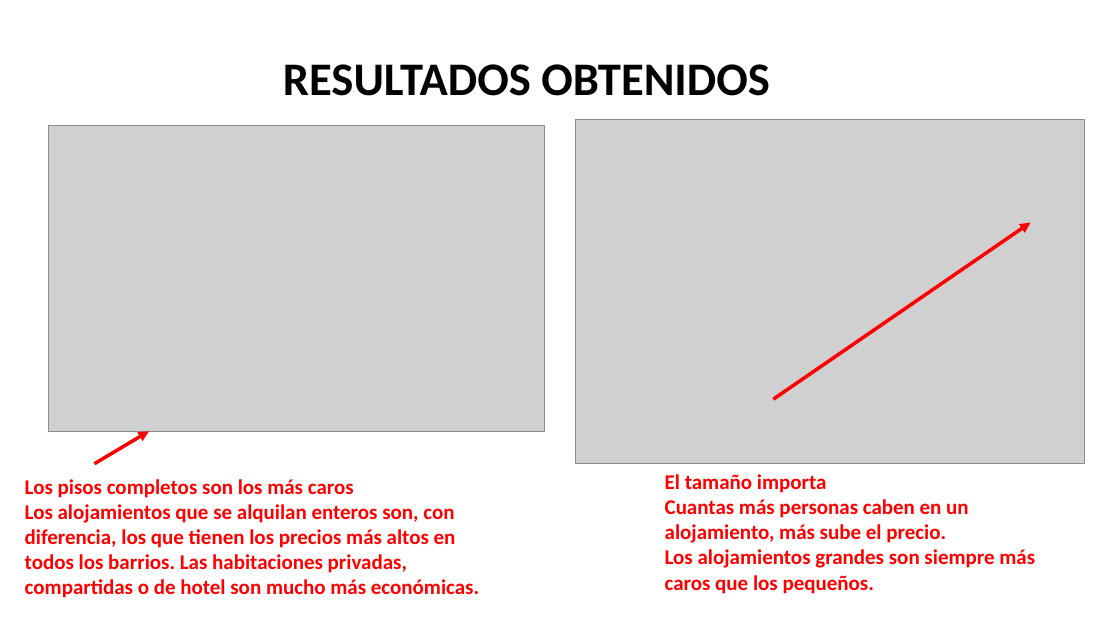
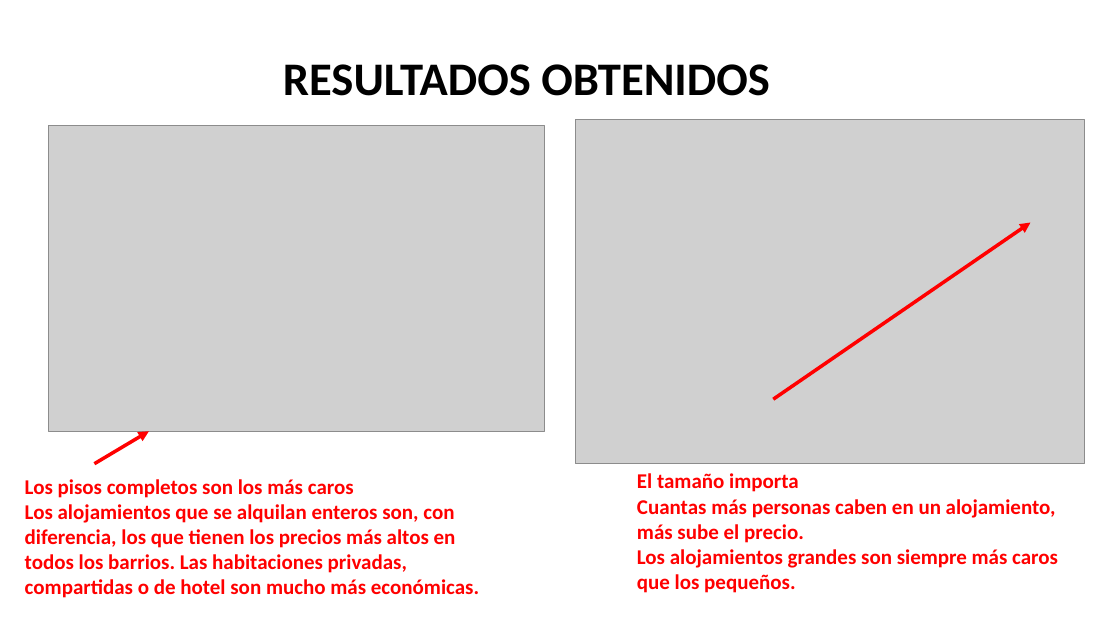
Before and after one commit to MHHsim/Proyect-Break-I, a slide deck: slide 5 of Pendiente/EDA - Alquileres Málaga - 2025.pptx. Drawn at 1120x630 pixels with LibreOffice and Linux fonts; fonts in the diff are those of the drawing; grey boxes stand for pictures. Boxes give left, top, right and bottom in pixels: in the first picture for what was removed or moved away, otherwise in the second. Text is boxed around its words. In the diff, an @@ line names an element or a change of style, - is before the commit and + after.

```diff
--- a/Pendiente/EDA - Alquileres Málaga - 2025.pptx
+++ b/Pendiente/EDA - Alquileres Málaga - 2025.pptx
@@ text "El tamaño importa" rewrapped from box(665, 474, 1035, 594) to box(637, 473, 1058, 593) @@
```
Also in this commit, not shown: 3 other slides changed, 1 slide added, 1 other file.
